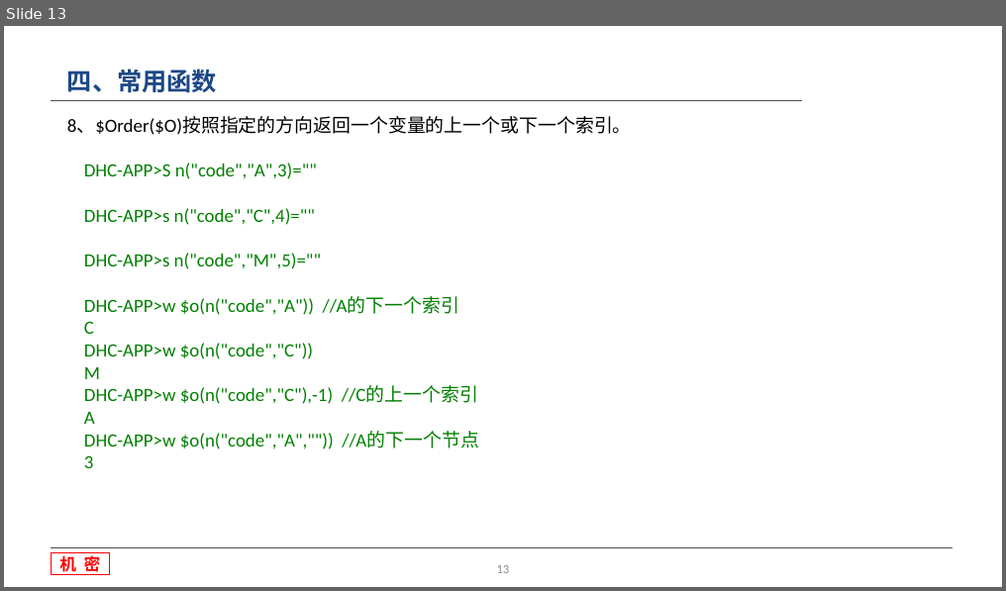
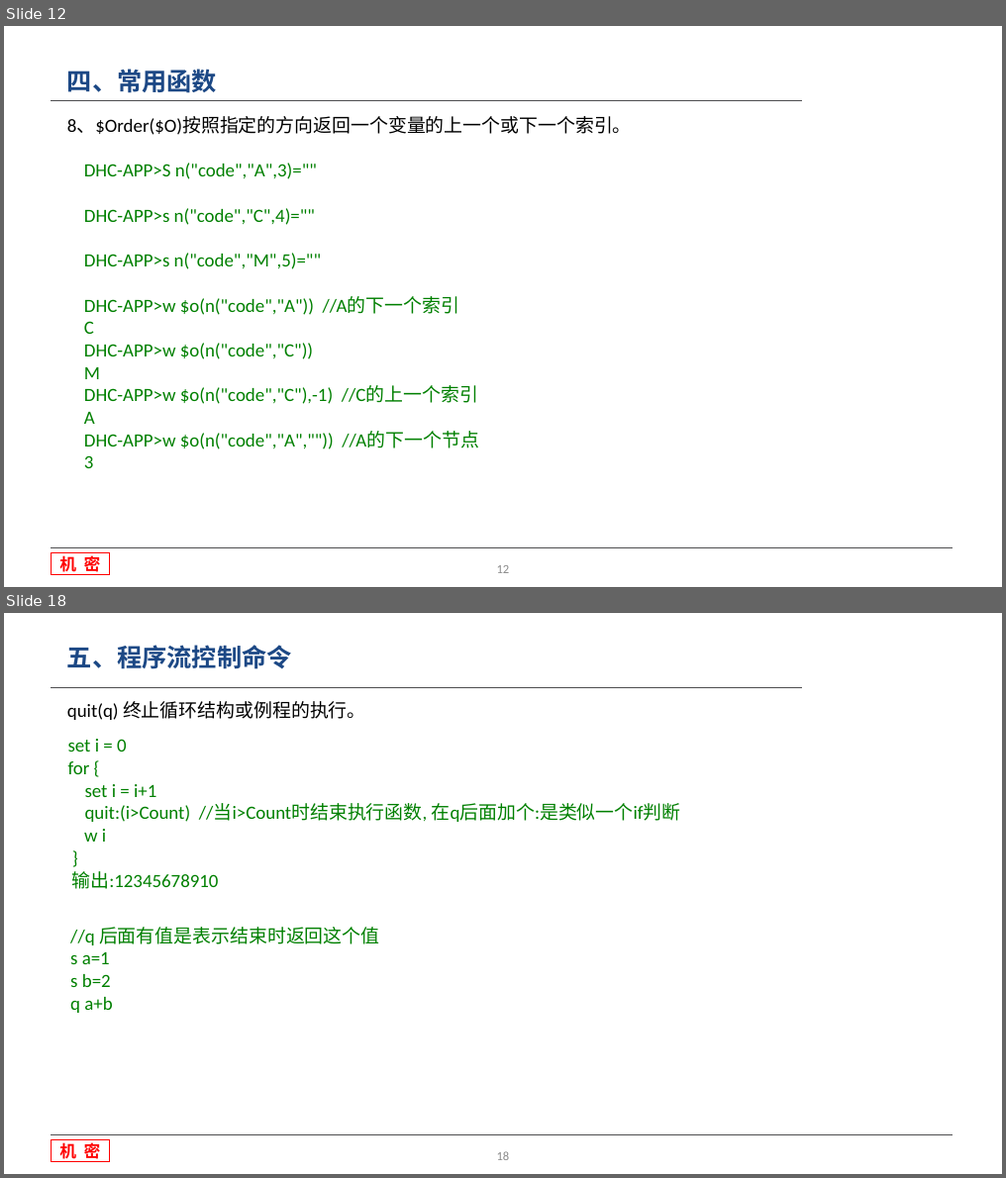
Before and after one commit to wang107014/WorkSpace, a slide deck: 收费-MD/文档/M语言基础知识.pptx. Shown one above the other, each under a label of ours: slide 13 before the commit, slides 12 and 18 after it; the slides between them are not shown. The pictures are 1006x591 and 1006x1178 pixels, drawn with LibreOffice and Linux fonts; fonts in the diff are those of the drawing; background and template pictures are left out. Boxes give left, top, right and bottom in pixels: in the first picture for what was removed or moved away, otherwise in the second. Text is boxed around its words. In the diff, an @@ line names an element or a change of style, - is before the commit and + after.

```diff
--- a/收费-MD/文档/M语言基础知识.pptx
+++ b/收费-MD/文档/M语言基础知识.pptx
@@ slide 18 added at [4,613,1002,1174], background #FFFFFF at 93% opacity; not listed: 3 template elements that a slide beside it also shows @@
@@ text added at [67,645,292,669], 24 pt, text #1C4885, bold @@
+五、程序流控制命令
@@ text added at [67,701,366,720], 18 pt, text #000000 @@
+quit(q) 终止循环结构或例程的执行。
@@ text added at [68,739,681,889], 18 pt, text #008000 @@
+set i = 0
+for {
+set i = i+1
+quit:(i>Count) //当i>Count时结束执行函数, 在q后面加个:是类似一个if判断
+w i
+}
+输出:12345678910
@@ text added at [70,927,379,1013], 18 pt, text #008000 @@
+//q 后面有值是表示结束时返回这个值
+s a=1
+s b=2
+q a+b
@@ page number added at [497,1152,510,1160], 12 pt, text #8C8C8C @@
+18
@@ what was slide 13 is now slide 12 @@
```
Also in this commit, not shown: 3 slides changed, 6 other slides added, 11 other files.
